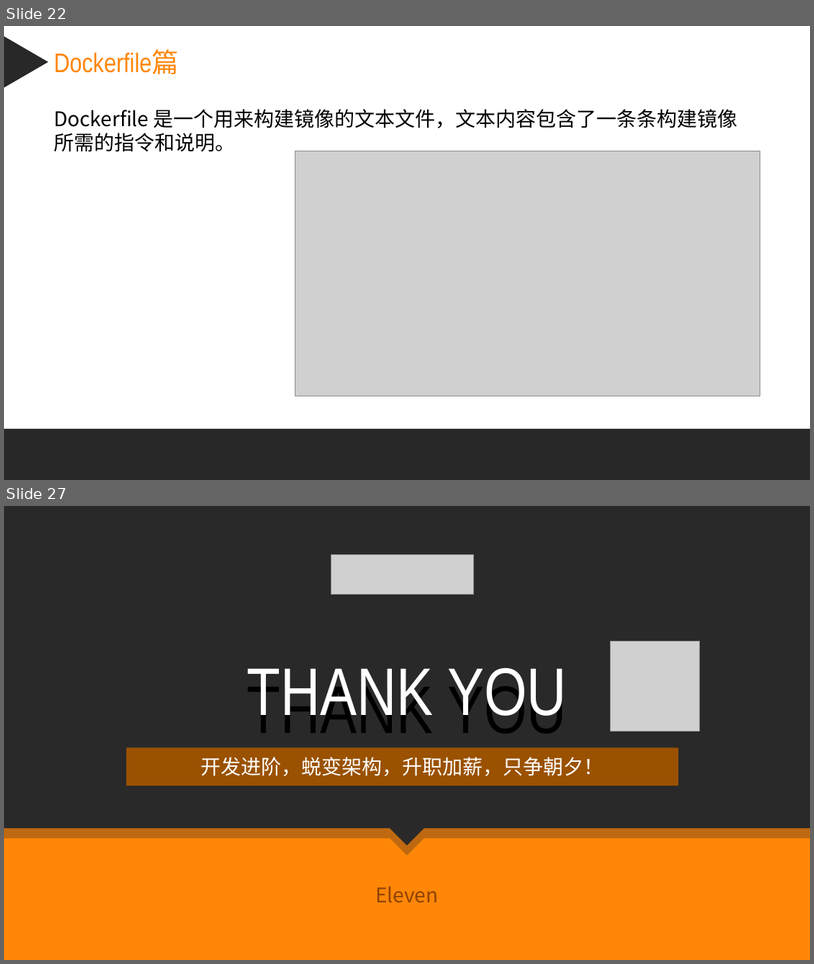
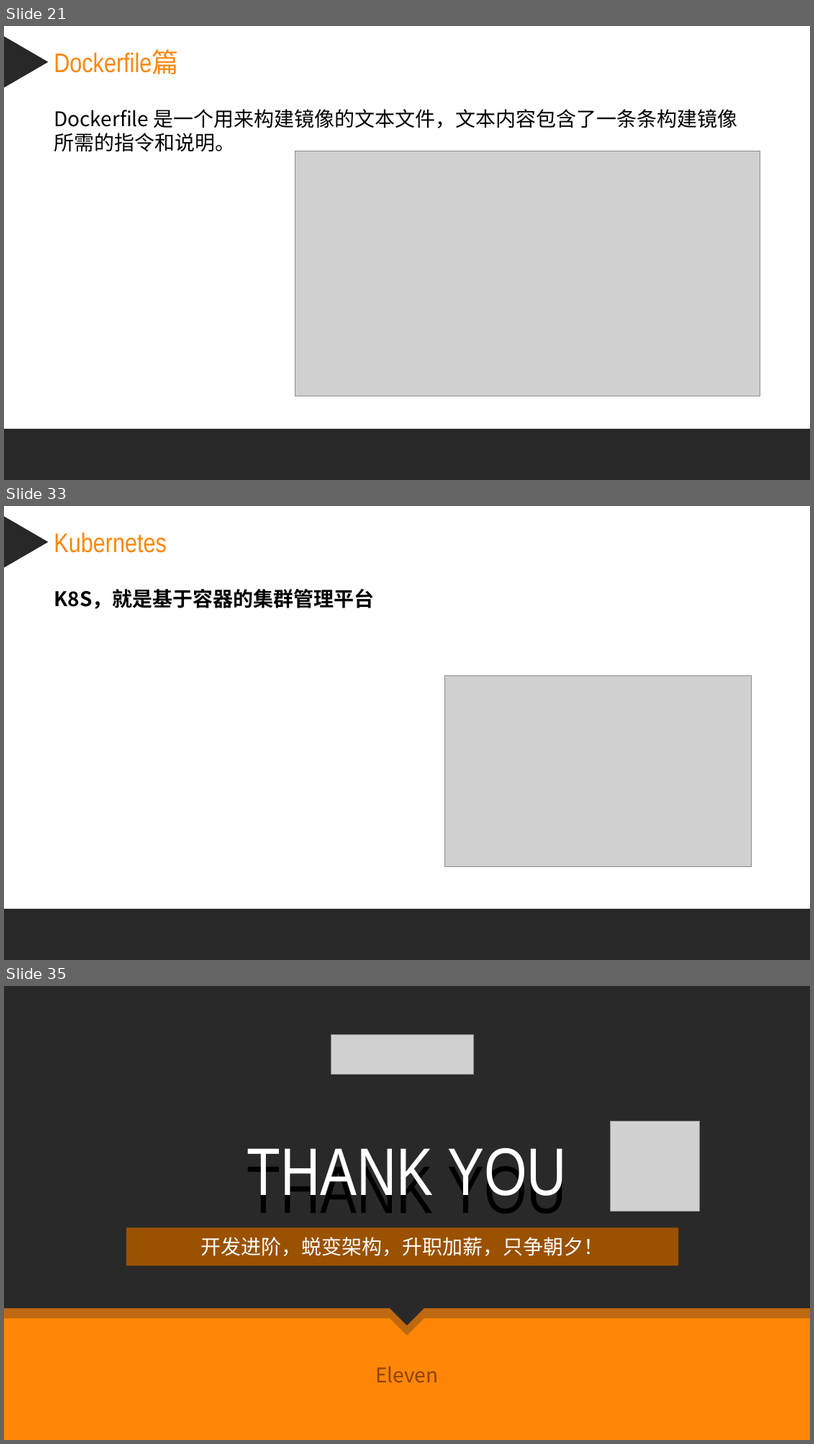
Before and after one commit to zq9999/document, a slide deck: 课件笔记/docker/Docker容器.pptx. Shown one above the other, each under a label of ours: slides 22 and 27 before the commit, slides 21, 33 and 35 after it; the slides between them are not shown. The pictures are 814x964 and 814x1444 pixels, drawn with LibreOffice and Linux fonts; fonts in the diff are those of the drawing; grey boxes stand for pictures. Boxes give left, top, right and bottom in pixels: in the first picture for what was removed or moved away, otherwise in the second. Text is boxed around its words. In the diff, an @@ line names an element or a change of style, - is before the commit and + after.

```diff
--- a/课件笔记/docker/Docker容器.pptx
+++ b/课件笔记/docker/Docker容器.pptx
@@ slide 33 added at (x1=4, y1=506, x2=810, y2=960), background #FFFFFF @@
@@ triangle added at (x1=5, y1=516, x2=49, y2=568), fill #282828 @@
@@ text added at (x1=54, y1=533, x2=167, y2=553), 24 pt, text #FF8607 @@
+Kubernetes
@@ text added at (x1=54, y1=589, x2=374, y2=609), 18 pt, text #000000, bold @@
+K8S，就是基于容器的集群管理平台
@@ picture added at (x1=445, y1=675, x2=751, y2=866) @@
@@ rectangle added at (x1=4, y1=908, x2=810, y2=960), fill #282828 @@
@@ what was slide 22 is now slide 21 @@
@@ what was slide 27 is now slide 35 @@
```
Also in this commit, not shown: 10 slides changed, 7 other slides added, 16 other files.
